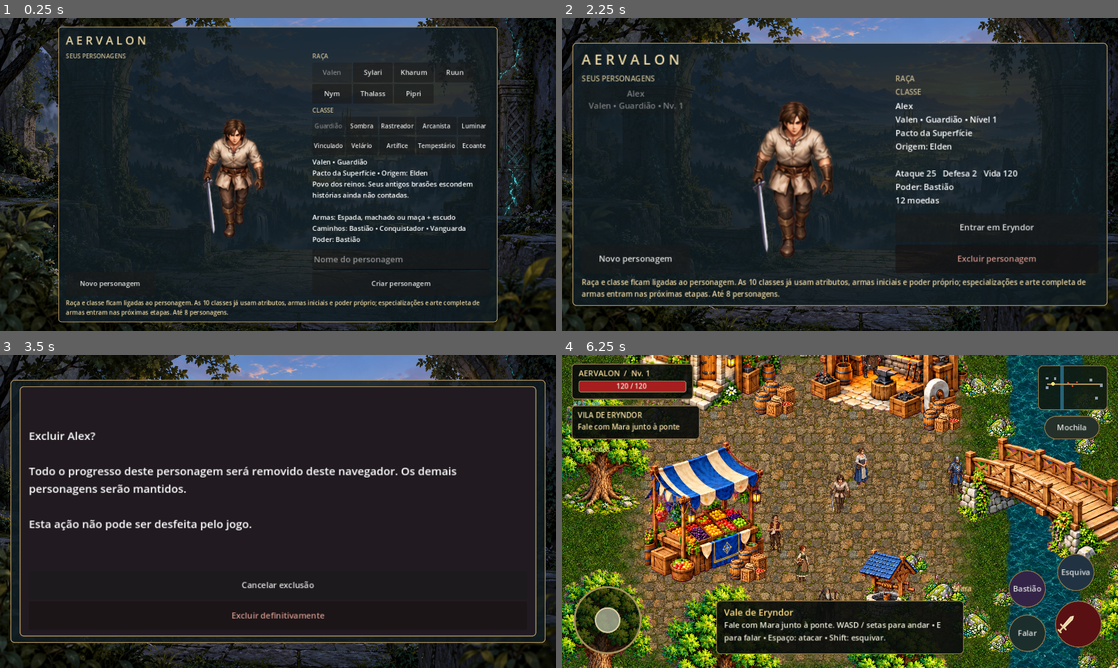
Above: before the commit, frames 1-4 (two rows, left to right).
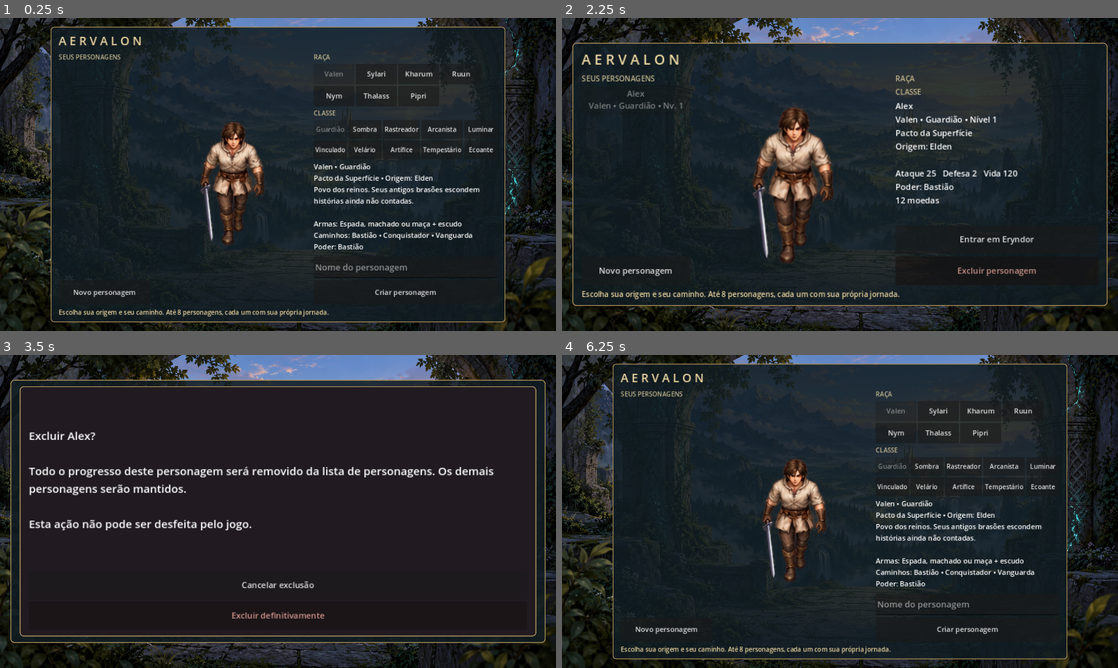
Above: after the commit, the same moments.

Repository: Surgaj/Aervalon
Game: Godot game, scene res://scenes/ui/title_screen.tscn
Same seed, same stepped clock (60 frames per second), same inputs: the game is played once before the commit and once after it.
Inputs (mouse positions are in pixels of both pictures, inside the frame that each line leads up to):
- Up to frame 1 (0.25 s): no input
- Up to frame 2 (2.25 s): click "Criar personagem" at 0.5 s; click (967, 268) at 1.27 s; type "Alex" at 1.35 s; click "Criar personagem" at 2 s
- Up to frame 3 (3.5 s): click "Excluir personagem" at 2.75 s
- Up to frame 4 (6.25 s): click "Novo personagem" at 3.5 s; click "Novo personagem" at 4.25 s; click (673, 411) at 5 s, where only the run before the commit has a clickable "Alex Valen • Guardião • Nv. 1"; click (995, 564) at 5.75 s, where only the run before the commit has a clickable "Entrar em Eryndor"

The runs differ from the first frame. In frame 1, 10% of the frame differs, in the area x 9-91%, y 2-98%; in frame 2, 5.7%; in frame 3, 0.5%; in frame 4, 89%, in the area x 0-100%, y 0-100%.

Commit message:
fix: keep character actions outside scrolling details on mobile

Diff:
--- a/scripts/character_menu.gd
+++ b/scripts/character_menu.gd
@@ -193,7 +193,7 @@
 	enter_button.disabled=not Roster.profiles.has(selected) or Roster.blocked
 	delete_button.disabled=enter_button.disabled
 	create_button.disabled=Roster.profiles.size()>=Roster.MAX_CHARACTERS or Roster.blocked
-	feedback.text="Raça e classe ficam ligadas ao personagem. As 10 classes já usam atributos, armas iniciais e poder próprio; especializações e arte completa de armas entram nas próximas etapas. Até 8 personagens." if not Roster.blocked else "Não foi p …(84 unchanged characters)…
+	feedback.text="Escolha sua origem e seu caminho. Até 8 personagens, cada um com sua própria jornada." if not Roster.blocked else "Não foi p …(84 unchanged characters)…
 func create_character():
 	var id=Roster.create_character(name_input.text,race_id,class_id)
 	if id=="":
@@ -213,7 +213,7 @@
 	if not Roster.profiles.has(selected): return
 	deleting=selected
 	deletion_name=Roster.profiles[selected].name
-	confirm_label.text="Excluir %s?\n\nTodo o progresso deste personagem será removido deste navegador. Os demais personagens serão mantidos.\n\nEsta ação não pode ser desfeita pelo jogo." % deletion_name
+	confirm_label.text="Excluir %s?\n\nTodo o progresso deste personagem será removido da lista de personagens. Os demais personagens serão mantidos.\n\nEsta ação não pode ser desfeita pelo jogo." % deletion_name
 	$DeleteShield.show()
 func confirm_delete():
 	if not Roster.delete_character(deleting,deletion_name):
--- a/scripts/character_sheet.gd
+++ b/scripts/character_sheet.gd
@@ -13,12 +13,15 @@
 	portrait.stretch_mode=TextureRect.STRETCH_KEEP_ASPECT_CENTERED
 	portrait.size_flags_horizontal=Control.SIZE_EXPAND_FILL
 	add_child(portrait)
+	var actions_column=VBoxContainer.new()
+	actions_column.size_flags_horizontal=Control.SIZE_EXPAND_FILL
+	add_child(actions_column)
 	var scroll=ScrollContainer.new()
 	scroll.size_flags_horizontal=Control.SIZE_EXPAND_FILL
 	scroll.size_flags_vertical=Control.SIZE_EXPAND_FILL
 	scroll.custom_minimum_size=Vector2(280,0)
 	scroll.horizontal_scroll_mode=ScrollContainer.SCROLL_MODE_DISABLED
-	add_child(scroll)
+	actions_column.add_child(scroll)
 	var right=VBoxContainer.new()
 	right.size_flags_horizontal=Control.SIZE_EXPAND_FILL
 	scroll.add_child(right)
@@ -35,13 +38,17 @@
 		world.player.visual.apply_equipment(world.rpg)
 		world.persist()
 		world.hud.inventory_panel.refresh())
-	right.add_child(remove_armor)
+	var actions=HBoxContainer.new()
+	actions_column.add_child(actions)
+	remove_armor.size_flags_horizontal=Control.SIZE_EXPAND_FILL
+	actions.add_child(remove_armor)
 	var characters=world.hud.inventory_panel.make_button("Personagens")
 	characters.pressed.connect(func():
 		if world.persist():
 			Roster.in_game=false
 			get_tree().change_scene_to_file("res://scenes/ui/title_screen.tscn"))
-	right.add_child(characters)
+	characters.size_flags_horizontal=Control.SIZE_EXPAND_FILL
+	actions.add_child(characters)
 func refresh():
 	var r=world.rpg
 	portrait.texture=preload("res://scripts/actor_visual.gd").portrait_for(r)
Not shown, added: scripts/classes.gd.uid
